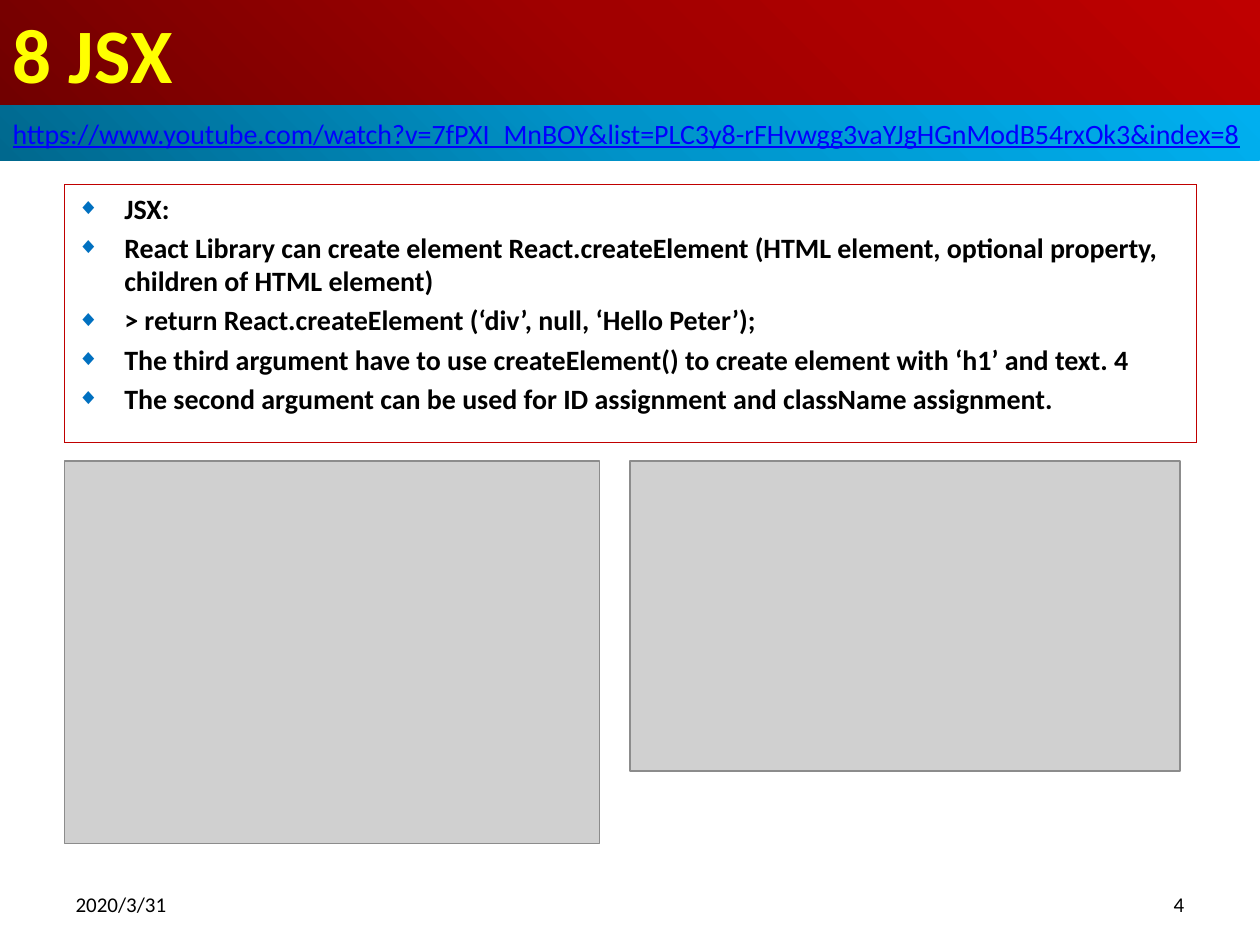
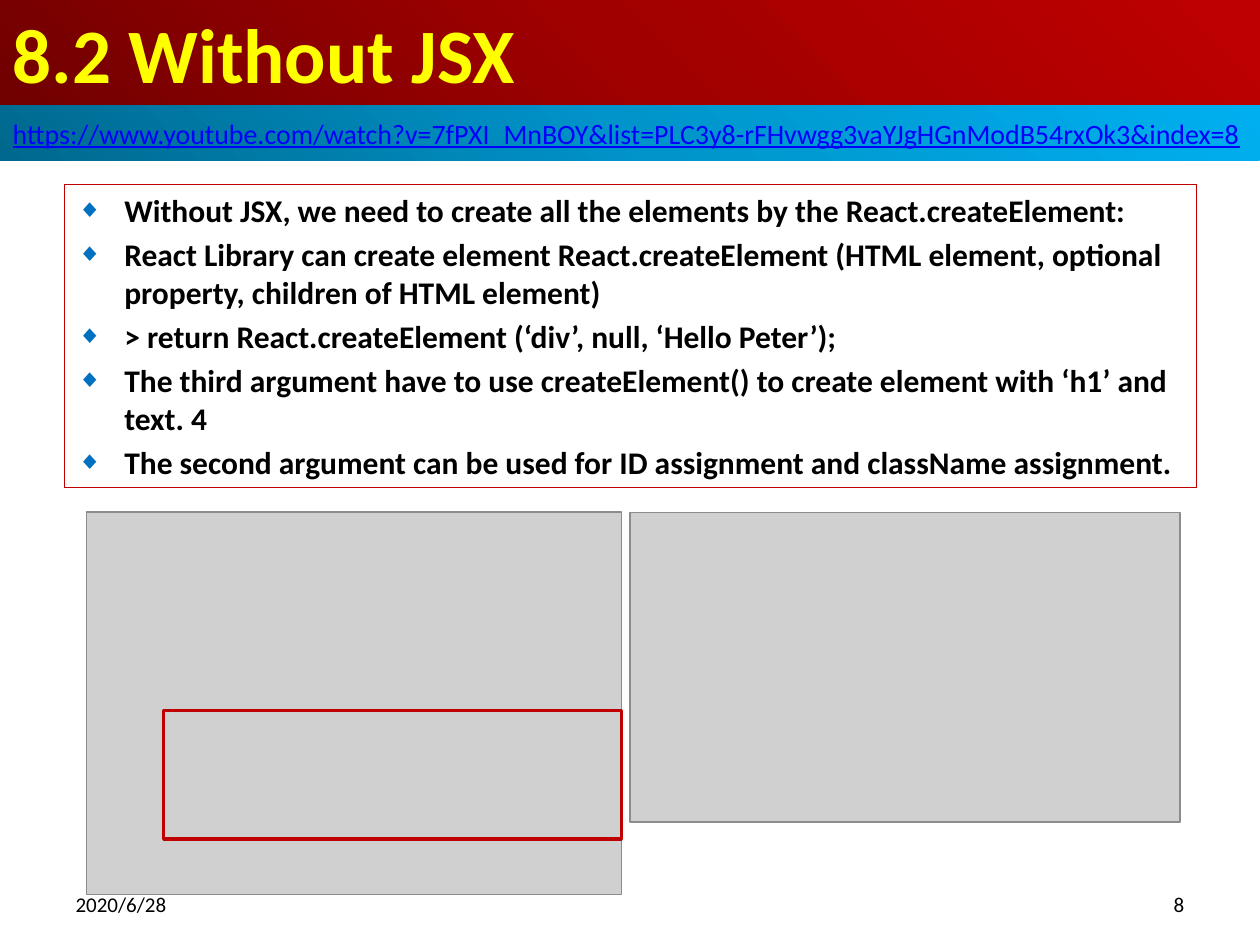
Before and after one commit to peterhchen/800-React-Hook, a slide deck: slide 8 of 08_JSX.pptx (slide 4 before the commit). Drawn at 1260x945 pixels with LibreOffice and Linux fonts; fonts in the diff are those of the drawing; grey boxes stand for pictures. Boxes give left, top, right and bottom in pixels: in the first picture for what was removed or moved away, otherwise in the second. Text is boxed around its words. In the diff, an @@ line names an element or a change of style, - is before the commit and + after.

```diff
--- a/08_JSX.pptx
+++ b/08_JSX.pptx
@@ title at [13, 29, 516, 84]: text changed @@
-8 JSX
+8.2 Without JSX
@@ subtitle "Without JSX, we need to ...": place and size @@
-subtitle "Without JSX, we need to ..." at [64, 185, 1197, 444]
+subtitle "Without JSX, we need to ..." at [64, 185, 1197, 488]
@@ subtitle at [124, 200, 1125, 227]: text changed; size 16 to 18 pt @@
-◆ JSX:
+◆ Without JSX, we need to create all the elements by the React.createElement:
@@ subtitle at [124, 243, 1172, 480]: size 16 to 18 pt in "React Library can create element React.createElement (HTML ...", "> return React.createElement (‘div’, null, ‘Hello Peter’);", "The third argument have to use createElement() ...", "The second argument can be used for ..." @@
@@ picture: place and size @@
-picture at [64, 461, 600, 843]
+picture at [87, 512, 622, 893]
@@ picture: place and size @@
-picture at [630, 461, 1181, 771]
+picture at [630, 512, 1181, 822]
@@ rectangle added at [164, 711, 621, 839], outline #C00000 2 pt @@
@@ text at [76, 894, 167, 913]: text changed @@
-2020/3/31
+2020/6/28
@@ page number at [1174, 897, 1185, 912]: text changed @@
-4
+8
```
Also in this commit, not shown: 7 other slides changed, 9 slides added.
